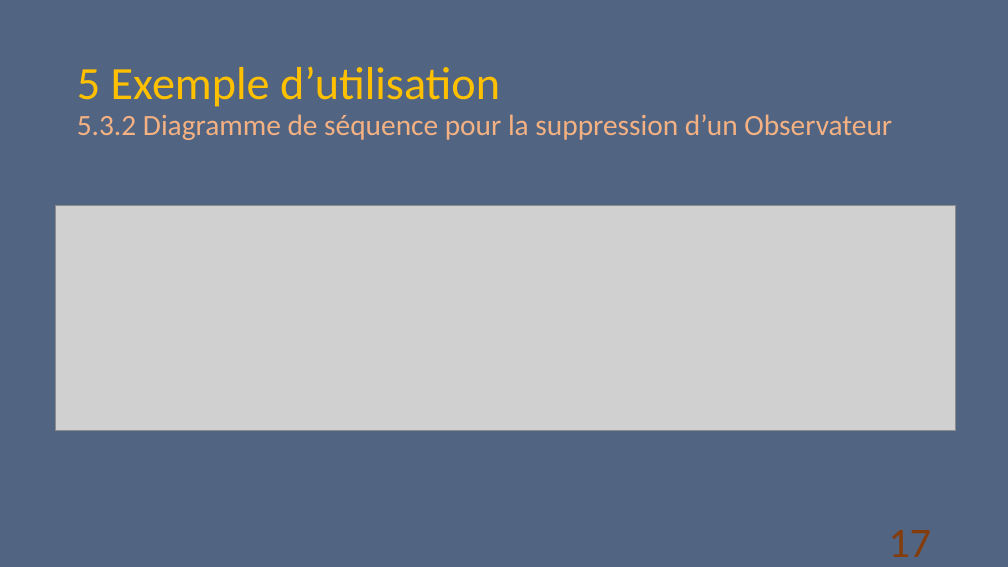
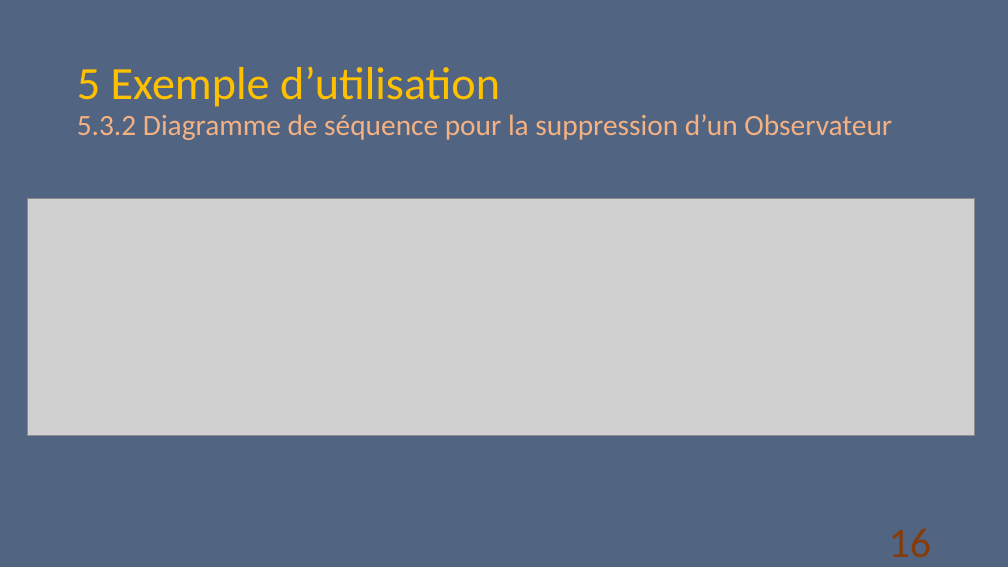
Before and after one commit to D-CRAVO/FORMATION-CDA-2210, a slide deck: slide 16 of 106_DesignPattern/Cours/Observateur/Observateur.pptx (slide 17 before the commit). Drawn at 1008x567 pixels with LibreOffice and Linux fonts; fonts in the diff are those of the drawing; grey boxes stand for pictures. Boxes give left, top, right and bottom in pixels: in the first picture for what was removed or moved away, otherwise in the second. Text is boxed around its words. In the diff, an @@ line names an element or a change of style, - is before the commit and + after.

```diff
--- a/106_DesignPattern/Cours/Observateur/Observateur.pptx
+++ b/106_DesignPattern/Cours/Observateur/Observateur.pptx
@@ picture: place and size @@
-picture at box(55, 205, 956, 430)
+picture at box(27, 198, 975, 436)
@@ page number at box(889, 528, 932, 557): text changed @@
-17
+16
```
Also in this commit, not shown: 9 other slides changed, 1 slide added, 1 slide removed, 33 other files.
